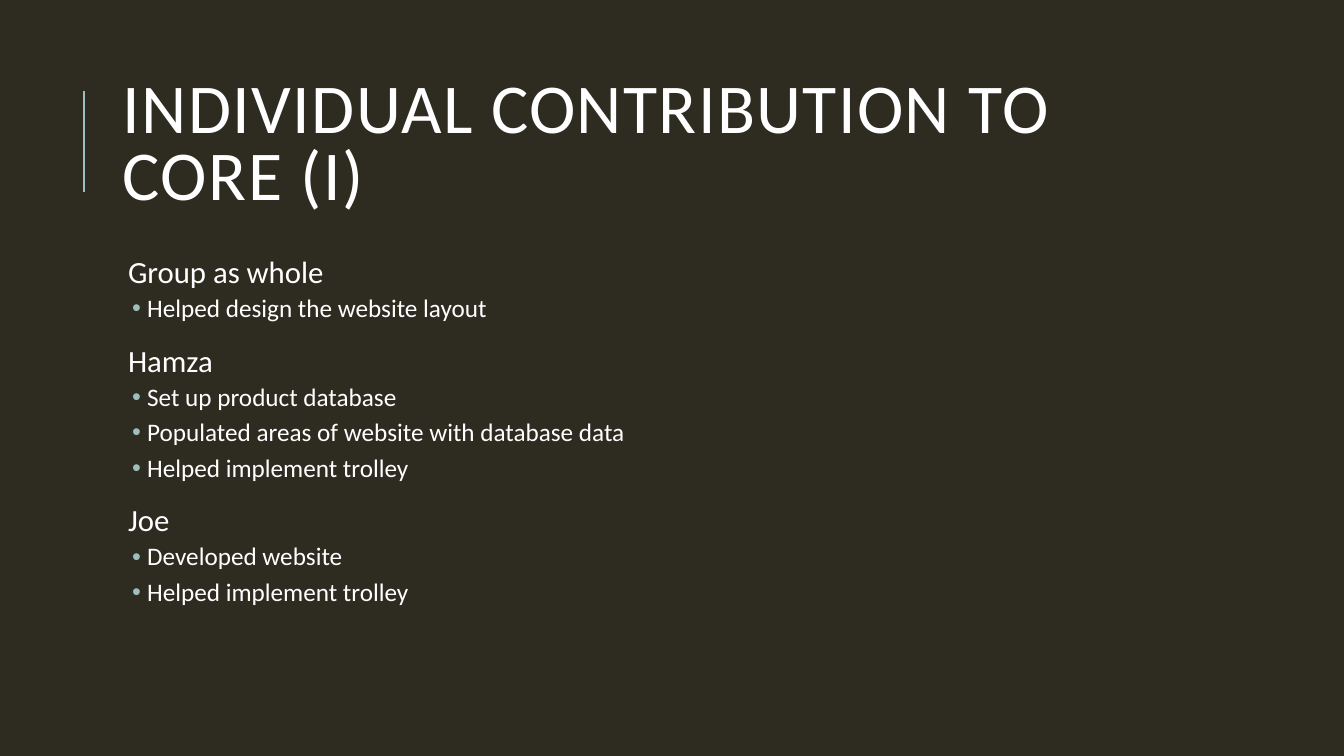
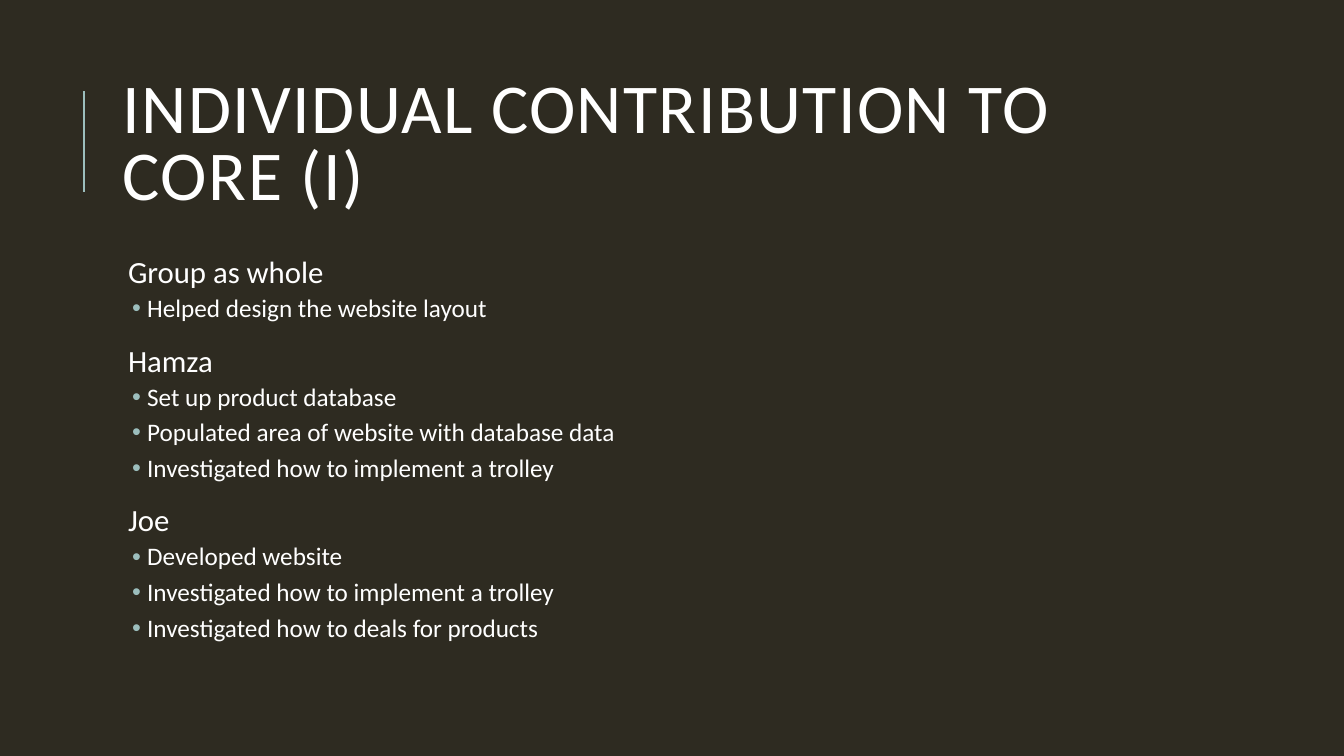
Before and after one commit to HamzaB93/UWL_Level5_Team_Project, a slide deck: slide 10 of Group_Docs/Team_Presentation_Group2.pptx. Drawn at 1344x756 pixels with LibreOffice and Linux fonts; fonts in the diff are those of the drawing. Boxes give left, top, right and bottom in pixels: in the first picture for what was removed or moved away, otherwise in the second. Text is boxed around its words. In the diff, an @@ line names an element or a change of style, - is before the commit and + after.

```diff
--- a/Group_Docs/Team_Presentation_Group2.pptx
+++ b/Group_Docs/Team_Presentation_Group2.pptx
@@ text at <box>147,423,614,482</box>: text changed @@
-  • Populated areas of website with database data
-  • Helped implement trolley
+  • Populated area of website with database data
+  • Investigated how to implement a trolley
@@ text at <box>147,583,554,642</box>: text changed @@
-  • Helped implement trolley
+  • Investigated how to implement a trolley
+  • Investigated how to deals for products
```
Also in this commit, not shown: 2 other slides changed.
